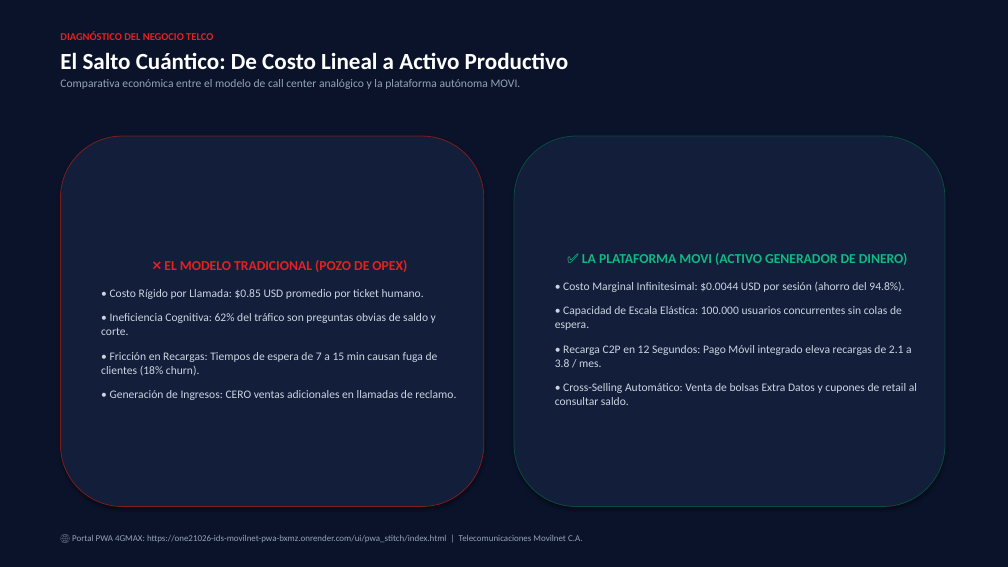
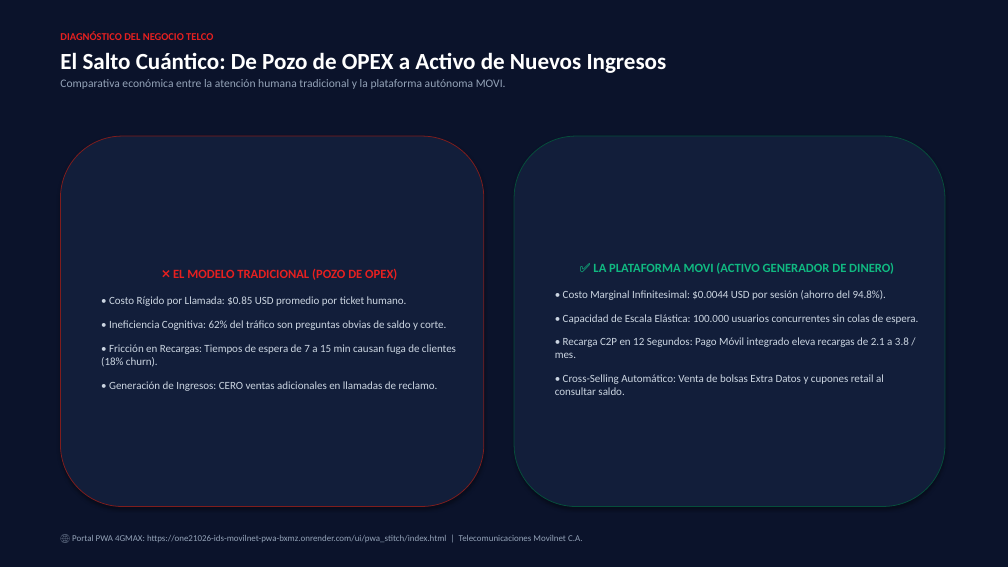
Before and after one commit to Idoysara/121026_IDS_MOVILNET_PWA, a slide deck: slide 4 of docs/PRESENTACION_EJECUTIVA_MOVILNET_IA.pptx (slide 2 before the commit). Drawn at 1008x567 pixels with LibreOffice and Linux fonts; fonts in the diff are those of the drawing. Boxes give left, top, right and bottom in pixels: in the first picture for what was removed or moved away, otherwise in the second. Text is boxed around its words. In the diff, an @@ line names an element or a change of style, - is before the commit and + after.

Commit message:
feat(strategy): update partnership model with 4.2M users, POP, Tours Movilnet, k capital and Waterfall 75/25

```diff
--- a/docs/PRESENTACION_EJECUTIVA_MOVILNET_IA.pptx
+++ b/docs/PRESENTACION_EJECUTIVA_MOVILNET_IA.pptx
@@ text at box(60, 52, 667, 89): text changed @@
-El Salto Cuántico: De Costo Lineal a Activo Productivo
-Comparativa económica entre el modelo de call center analógico y la plataforma autónoma MOVI.
+El Salto Cuántico: De Pozo de OPEX a Activo de Nuevos Ingresos
+Comparativa económica entre la atención humana tradicional y la plataforma autónoma MOVI.
@@ rounded rectangle "❌ EL MODELO TRADICIONAL (POZO ..." at box(60, 136, 484, 507): size 13 to 12 pt in "❌ EL MODELO TRADICIONAL (POZO DE OPEX)"; size 11 to 10.5 pt in "• Costo Rígido por Llamada: $0.85 USD ...", "• Ineficiencia Cognitiva: 62% del tráfico son ...", "• Fricción en Recargas: Tiempos de espera ...", "• Generación de Ingresos: CERO ventas adicionales ..." @@
@@ text in rounded rectangle at box(555, 263, 919, 358): size 13 to 12 pt in "✅ LA PLATAFORMA MOVI (ACTIVO GENERADOR DE ..."; size 11 to 10.5 pt in "• Costo Marginal Infinitesimal: $0.0044 USD por ...", "• Capacidad de Escala Elástica: 100.000 usuarios ...", "• Recarga C2P en 12 Segundos: Pago ..." @@
@@ text in rounded rectangle at box(555, 374, 884, 395): text changed; size 11 to 10.5 pt @@
-• Cross-Selling Automático: Venta de bolsas Extra Datos y cupones de retail al consultar saldo.
+• Cross-Selling Automático: Venta de bolsas Extra Datos y cupones retail al consultar saldo.
```
Also in this commit, not shown: 8 other slides changed, 1 slide added, 1 slide removed, 9 other files.
